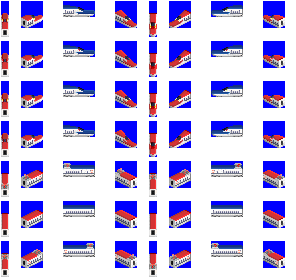
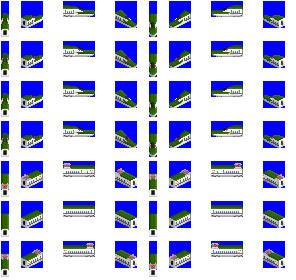
Layers edited between the first and the second 296 × 280 image:
painted on "Rearlights T3" over left=150, top=59, right=181, bottom=148
painted on "Headlights T3" over left=150, top=27, right=156, bottom=108
added layer "2cc green" in group "T3" over left=1, top=5, right=285, bottom=270
renamed "2cc" to "2cc blue", hid it, moved it above "Pantos T3", painted on it over left=1, top=5, right=285, bottom=270
painted on "Sprites T3" over left=1, top=13, right=157, bottom=270
